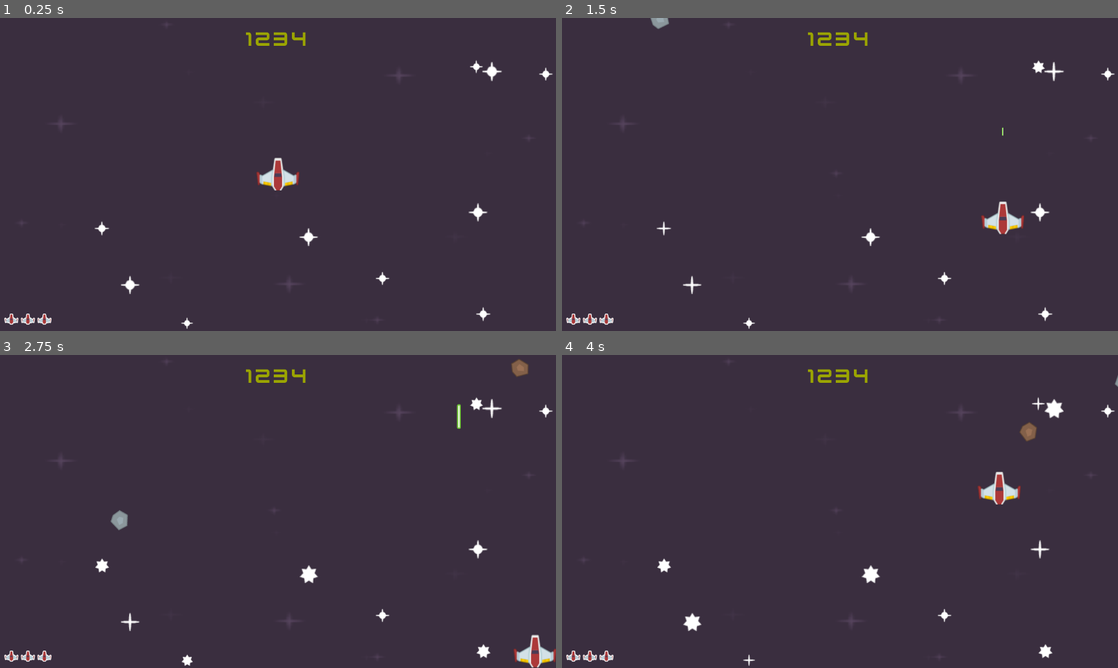
Above: before the commit, frames 1-4 (two rows, left to right).
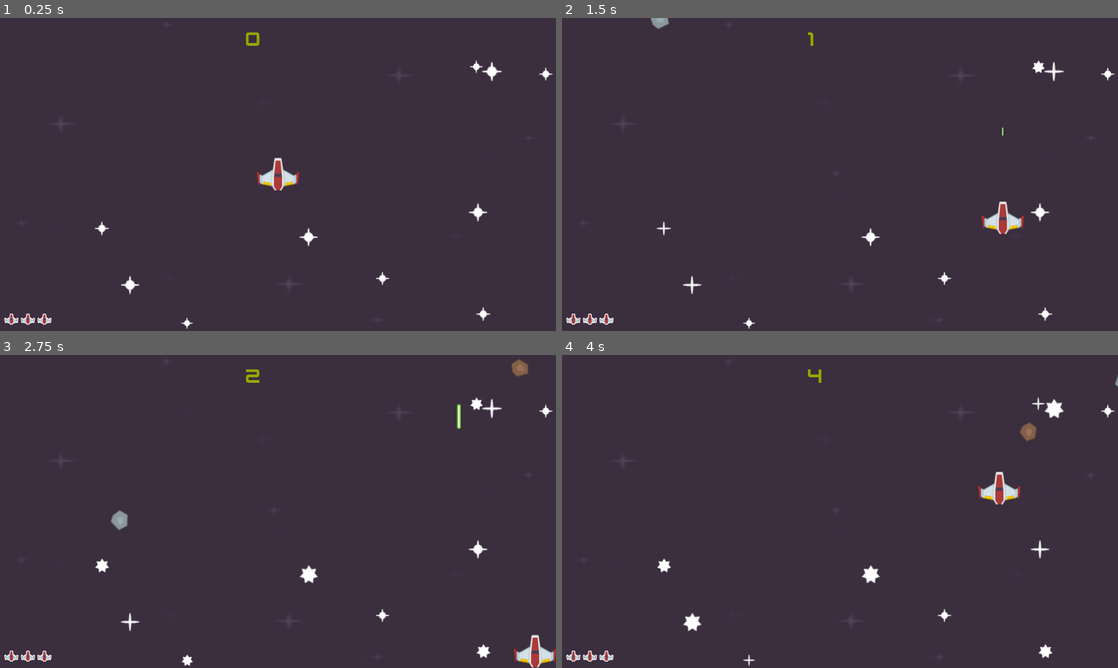
Above: after the commit, the same moments.

Repository: AbdulqadirQ/godot-tut
Game: Godot game, scene res://scenes/level.tscn
Two runs of this game, one before a commit and one after it. Both use one fixed random seed, a clock stepped at 60 frames per second and the inputs below.
Inputs (mouse positions are in pixels of both pictures, inside the frame that each line leads up to):
- Up to frame 1 (0.25 s): no input
- Up to frame 2 (1.5 s): move the mouse to (962, 158) at 0.52 s; hold D (right) 0.53-1.28 s; tap Space (continue) at 0.6 s; move the mouse to (728, 190) at 1.27 s; hold S (down) from 1.28 s (still down); click (728, 190) at 1.35 s
- Up to frame 3 (2.75 s): move the mouse to (333, 442) at 2.02 s; release S (down) at 2.03 s; hold D (right) from 2.03 s (still down); tap Space (continue) at 2.1 s
- Up to frame 4 (4 s): move the mouse to (812, 574) at 2.77 s; release D (right) at 2.78 s; hold W (up) 2.78-3.53 s; click (812, 574) at 2.85 s; move the mouse to (1006, 558) at 3.52 s; hold A (left) from 3.53 s (still down); tap Space (continue) at 3.6 s

The runs differ from the first frame. In frame 1, 0.2% of the frame differs, in the area x 44-55%, y 4-9%; in frame 2, 0.2%; in frame 3, 0.2%; in frame 4, 0.2%.

Commit message:
Update UI score by time elapsed

Diff:
--- a/ui.gd
+++ b/ui.gd
@@ -1,6 +1,7 @@
 extends CanvasLayer
 
 static var image = load("res://graphics/UI/playerLife1_red.png")
+var time_elapsed := 0
 
 func set_health(amount):
 	for child in $MarginContainer2/HBoxContainer.get_children():
@@ -11,3 +12,8 @@
 		text_rect.texture = image
 		text_rect.stretch_mode = TextureRect.STRETCH_KEEP
 		$MarginContainer2/HBoxContainer.add_child(text_rect)
+
+
+func _on_score_timer_timeout():
+	time_elapsed += 1
+	$MarginContainer/Label.text = str(time_elapsed)
--- a/ui.tscn
+++ b/ui.tscn
@@ -22,7 +22,7 @@
 theme_override_colors/font_color = Color(0.607843, 0.647059, 0, 1)
 theme_override_fonts/font = ExtResource("1_7f6ir")
 theme_override_font_sizes/font_size = 50
-text = "1234"
+text = "0"
 horizontal_alignment = 1
 
 [node name="MarginContainer2" type="MarginContainer" parent="."]
@@ -38,3 +38,8 @@
 [node name="HBoxContainer" type="HBoxContainer" parent="MarginContainer2"]
 layout_mode = 2
 theme_override_constants/separation = 5
+
+[node name="ScoreTimer" type="Timer" parent="."]
+autostart = true
+
+[connection signal="timeout" from="ScoreTimer" to="." method="_on_score_timer_timeout"]
